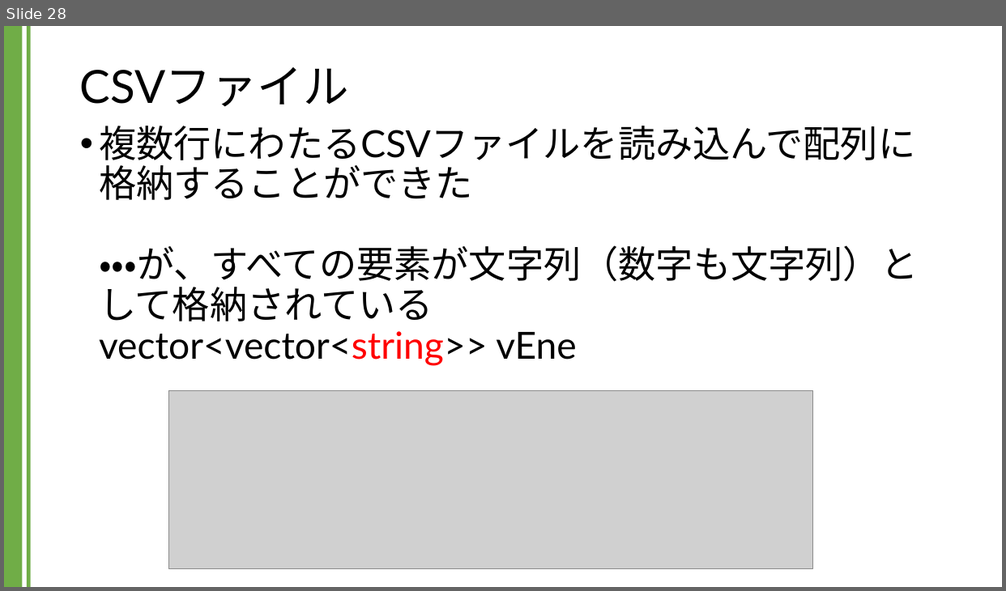
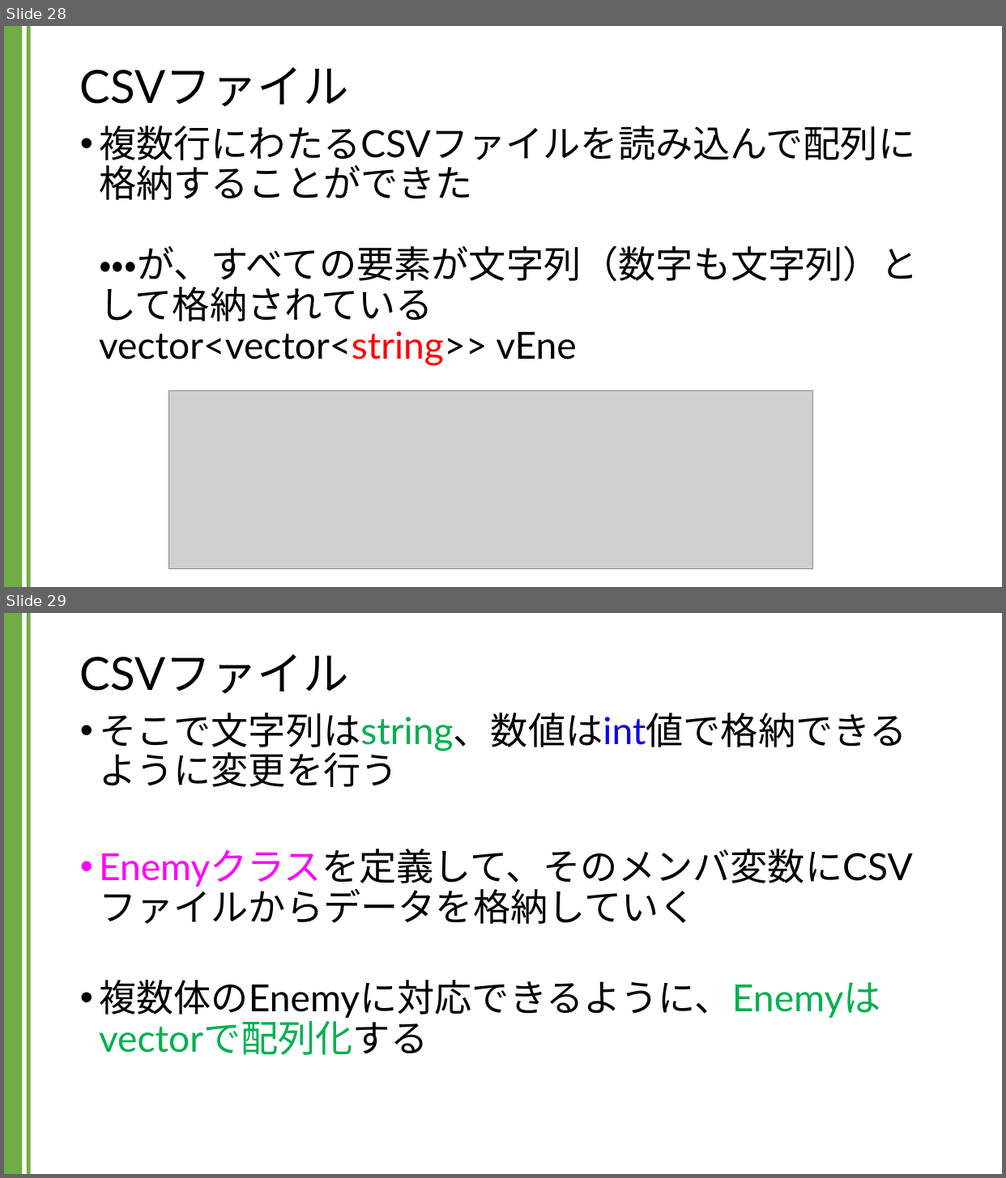
Before and after one commit to kic-murata/cpp2024, a slide deck: 授業資料/講義資料：CSVファイル.pptx. Shown one above the other, each under a label of ours: slide 28 before the commit, slides 28 and 29 after it. The pictures are 1006x591 and 1006x1178 pixels, drawn with LibreOffice and Linux fonts; fonts in the diff are those of the drawing; grey boxes stand for pictures. Boxes give left, top, right and bottom in pixels: in the first picture for what was removed or moved away, otherwise in the second. Text is boxed around its words. In the diff, an @@ line names an element or a change of style, - is before the commit and + after.

```diff
--- a/授業資料/講義資料：CSVファイル.pptx
+++ b/授業資料/講義資料：CSVファイル.pptx
@@ slide 29 added at (4, 613, 1002, 1174), background #FFFFFF; not listed: 2 template elements that a slide beside it also shows @@
@@ title added at (80, 654, 349, 694), 44 pt, text #000000 @@
+CSVファイル
@@ text added at (99, 713, 913, 1055), 36 pt, text #000000 @@
+• そこで文字列はstring、数値はint値で格納できるように変更を行う
+• Enemyクラスを定義して、そのメンバ変数にCSVファイルからデータを格納していく
+• 複数体のEnemyに対応できるように、Enemyは
+  vectorで配列化する
```
Also in this commit, not shown: 14 slides changed, 5 other slides added, 11 slides removed.
